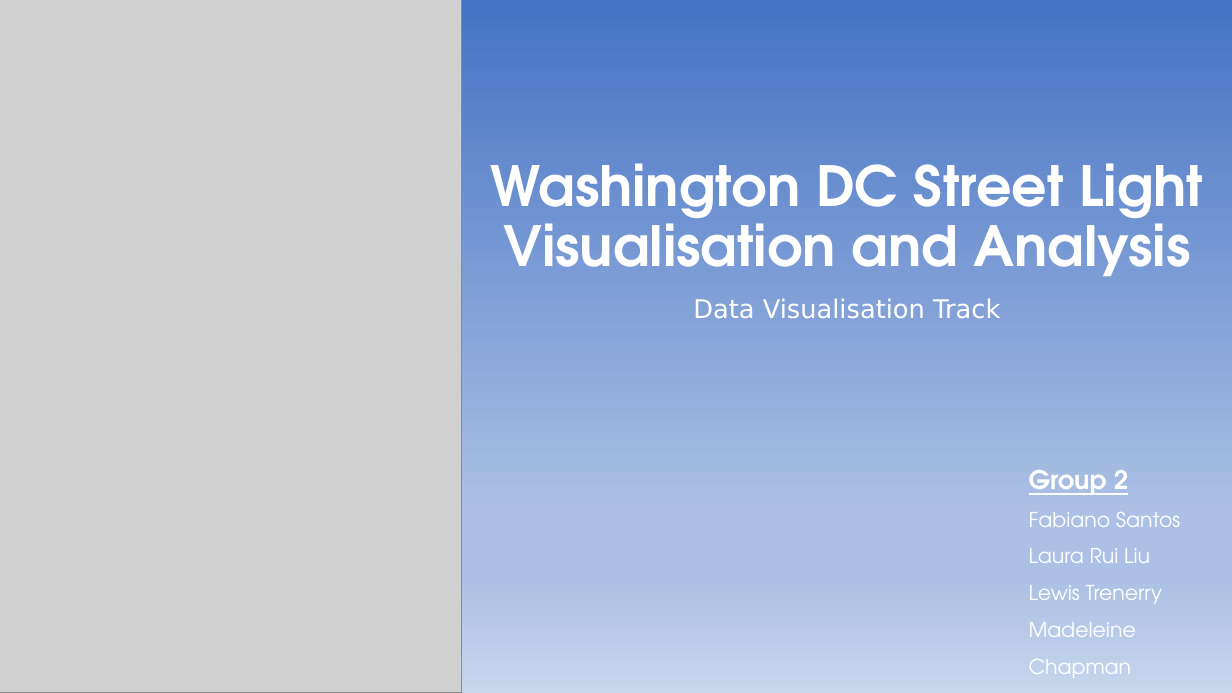
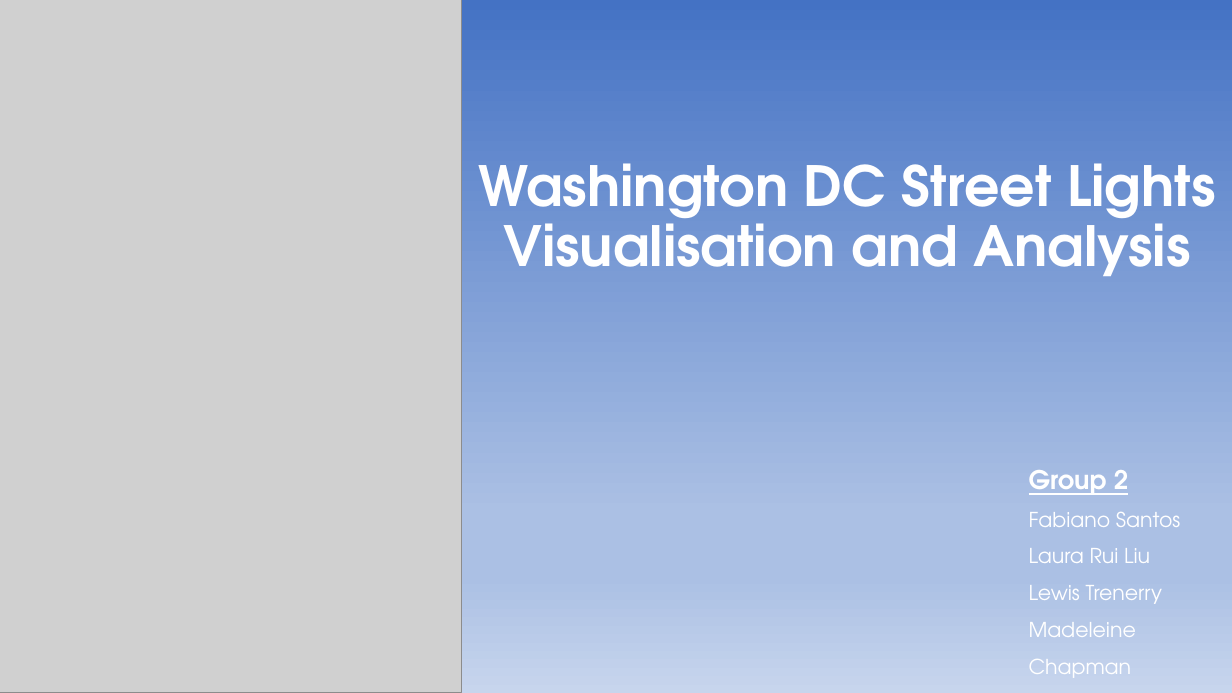
Before and after one commit to fsantosvix/Project3-Group2, a slide deck: slide 1 of Presentation/Project 3 Group 2 powerpoint.pptx. Drawn at 1232x693 pixels with LibreOffice and Linux fonts; fonts in the diff are those of the drawing; grey boxes stand for pictures. Boxes give left, top, right and bottom in pixels: in the first picture for what was removed or moved away, otherwise in the second. Text is boxed around its words. In the diff, an @@ line names an element or a change of style, - is before the commit and + after.

Commit message:
Updates presentation and config files

```diff
--- a/Presentation/Project 3 Group 2 powerpoint.pptx
+++ b/Presentation/Project 3 Group 2 powerpoint.pptx
@@ title at (478,163,1216,276): text changed @@
-Washington DC Street Light Visualisation and Analysis
+Washington DC Street Lights Visualisation and Analysis
@@ subtitle removed at (693,298,1000,319) @@
-Data Visualisation Track
```
Also in this commit, not shown: 2 other files.
